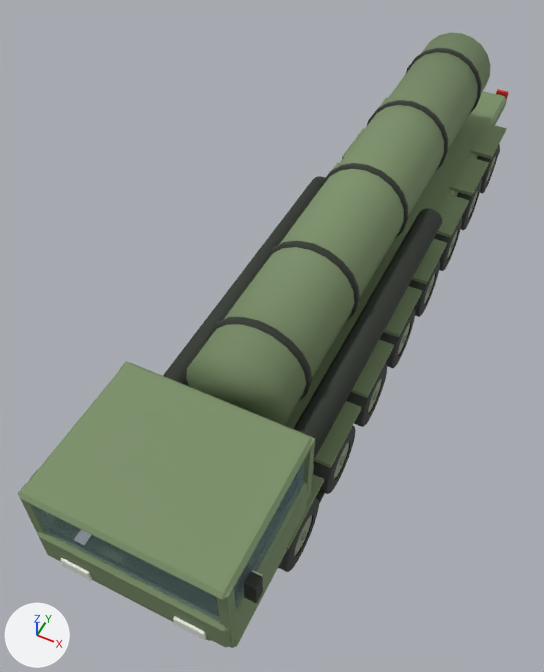
What one commit did to the glTF model public/models/cars/fleet-df41.glb.
Camera for both pictures: a 50 mm lens placed at (3.71, -11.02, 12.02), pointed at (-0.85, -1.9, 0.62). Lighting does not change. The marker at lower left points along +X, +Y and +Z. The first picture is the older version. Where no turn or scale is listed for an object, it has been applied to the vertices. Vertices at exactly the same position are counted once.

The scene before the commit, as lines of its bpy script (objects in view):
```python
me_cube = bpy.data.meshes.new('Cube')
me_cube.from_pydata(...)  # 24 vertices, 44 faces; spans x -1.2..1.2, y -7.9..7.9, z -0.2..0.2
me_cube.materials.append(mat_paint)  # green #7c9069
me_cube_005 = bpy.data.meshes.new('Cube.005')
me_cube_005.from_pydata(...)  # a box spanning x -0.09..0.09, y -0.09..0.09, z -0.22..0.22; a box spanning x 3.27..3.45, y -0.09..0.09, z -0.22..0.22; a 16-sided cylinder along y spanning x 0.22..0.74, y 1.5..8.7, z -0.79..-0.27; a 16-sided cylinder along y spanning x 2.62..3.14, y 1.5..8.7, z -0.79..-0.27
me_cube_005.materials.append(mat_blacktrim)  # dark grey #2f352c
me_cylinder_037 = bpy.data.meshes.new('Cylinder.037')
me_cylinder_037.from_pydata(...)  # a 20-sided cylinder along y spanning x -0.93..0.93, y -0.06..0.06, z -0.93..0.93
me_cylinder_037.materials.append(mat_blacktrim)  # dark grey #2f352c
ob_body = bpy.data.objects.new('Body', me_cube)
ob_body.location = (0.0, 0.0, 1.2)
ob_surface_carroot_blacktrim = bpy.data.objects.new('Surface_CarRoot_BlackTrim', me_cube_005)
ob_surface_carroot_blacktrim.location = (-1.68, -7.5, 2.65)
ob_tubeband_003 = bpy.data.objects.new('TubeBand.003', me_cylinder_037)
ob_tubeband_003.location = (0.0, -2.1, 2.6)
# also in view: 'TransportTube' at (0.0, 0.75, 2.6); 'TubeBand.004' at (0.0, -4.1, 2.6); 'Surface_CarRoot_Glass' at (0.0, -6.79, 2.65); 'Surface_CarRoot_Paint' at (0.0, -0.88, 2.24); 'WheelFront2L_Tyre' at (1.34, -4.0, 0.64)
```
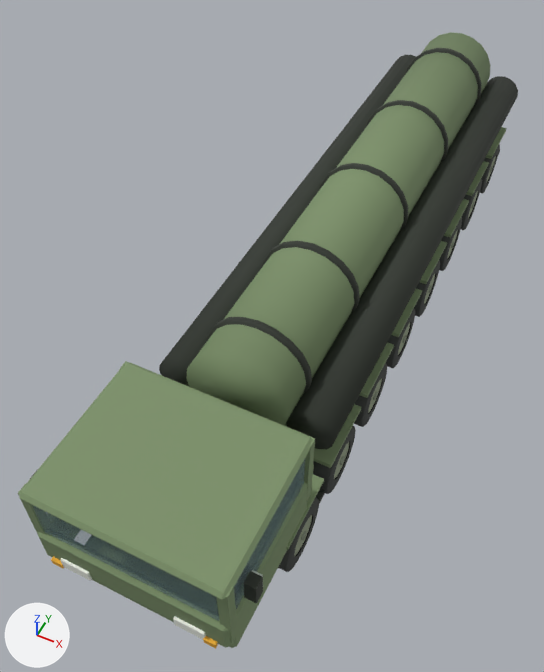
Location of each change, [x1, y1, x2, y2] in pixels of the pictures (544 x 672 px; the box of a moved part takes in the faces that stretch with it):
'Surface_CarRoot_BlackTrim', reshaped (18% wider, 28% taller): before [30, 176, 442, 603]; after [30, 55, 518, 603]
'IndicatorL', added: after [203, 636, 218, 649]
'IndicatorR', added: after [51, 557, 64, 568]
part 1 of me_cube_005, moved or reshaped: before [163, 176, 325, 386]; after [159, 55, 416, 386]
part 2 of me_cube_005, moved or reshaped: before [294, 208, 442, 459]; after [286, 76, 518, 449]
'Body', unchanged, covered by the edit: before [91, 91, 507, 641]; after [91, 423, 287, 622]

What changed in the scene script:
```text
Add mat_indicatorr:
    mat_indicatorr = principled_material('IndicatorR')
    mat_indicatorr.base_color = (0.85, 0.42, 0.03)  # orange #edad30
    mat_indicatorr.roughness = 0.8
Add mat_indicatorl:
    mat_indicatorl = principled_material('IndicatorL')
    mat_indicatorl.base_color = (0.85, 0.42, 0.03)  # orange #edad30
    mat_indicatorl.roughness = 0.8
Change me_cube_005:
    used by ob_surface_carroot_blacktrim; location = (-1.68, -7.5, 2.65)
    remove me_cube_005.from_pydata(...)  # 80 vertices, 144 faces; spans x -0.09..3.45, y -0.09..8.7, z -0.79..0.22
    add me_cube_005.from_pydata(...)  # 80 vertices, 144 faces; spans x -0.09..3.45, y -0.09..14.15, z -0.95..0.22
    me_cube_005 part 1: the loose piece of 32 vertices spanning x 0.22..0.74, y 1.5..8.7, z -0.79..-0.27 is scaled about its middle by (1.62, 1.57, 1.62), then moved by (0.01, 3.4, 0.0)
    me_cube_005 part 2: the loose piece of 32 vertices spanning x 2.62..3.14, y 1.5..8.7, z -0.79..-0.27 is scaled about its middle by (1.62, 1.57, 1.62), then moved by (-0.01, 3.4, 0.0)
Add me_cube_009:
    me_cube_009.from_pydata(...)  # a box spanning x -0.095..0.095, y -0.028..0.028, z -0.06..0.06
    me_cube_009.materials.append(mat_indicatorr)  # orange #edad30
Add me_cube_018:
    me_cube_018.from_pydata(...)  # a box spanning x -0.095..0.095, y -0.028..0.028, z -0.06..0.06
    me_cube_018.materials.append(mat_indicatorl)  # orange #edad30
Add ob_indicatorr:
    ob_indicatorr = bpy.data.objects.new('IndicatorR', me_cube_009)
    ob_indicatorr.location = (-1.28, -8.04, 1.57)
Add ob_indicatorl:
    ob_indicatorl = bpy.data.objects.new('IndicatorL', me_cube_018)
    ob_indicatorl.location = (1.28, -8.04, 1.57)
```
